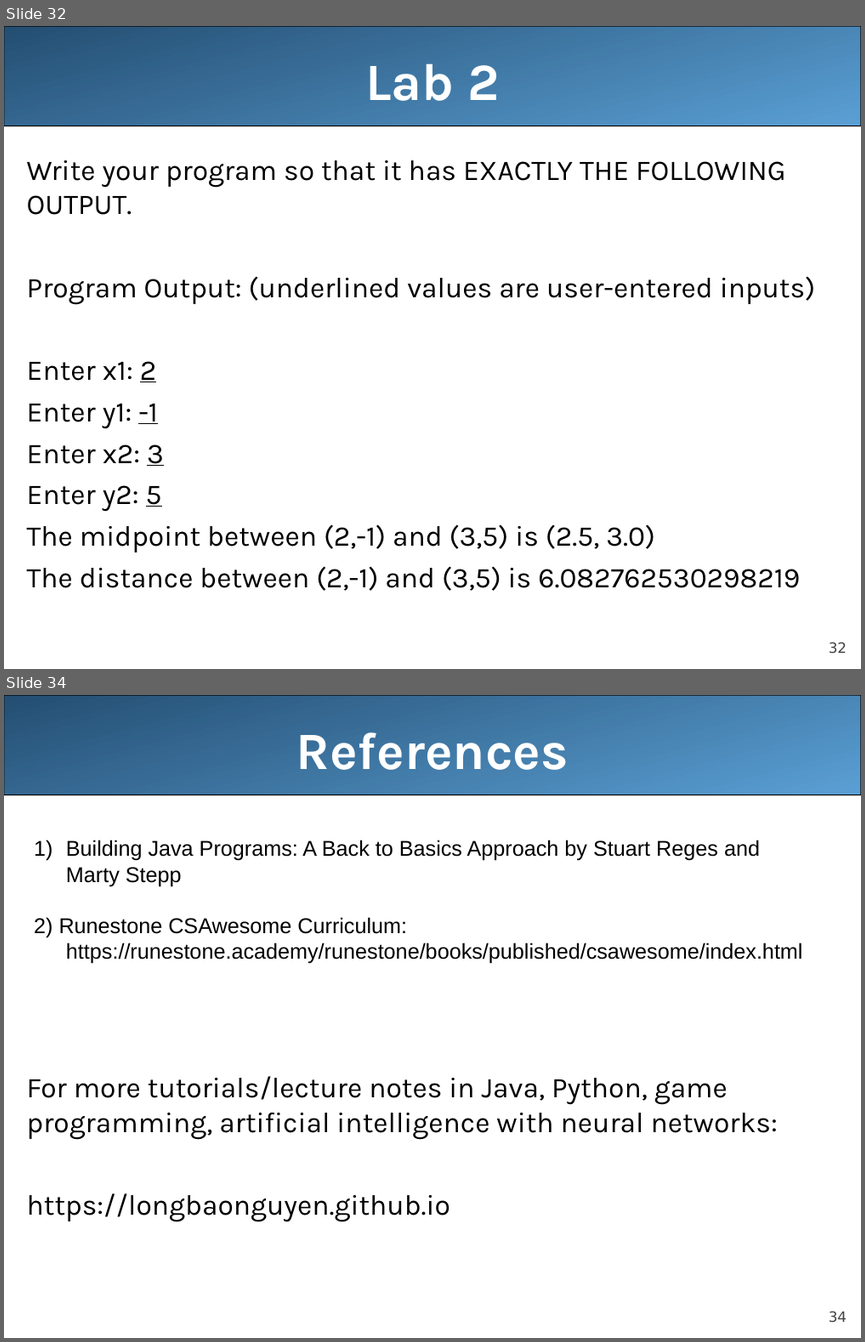
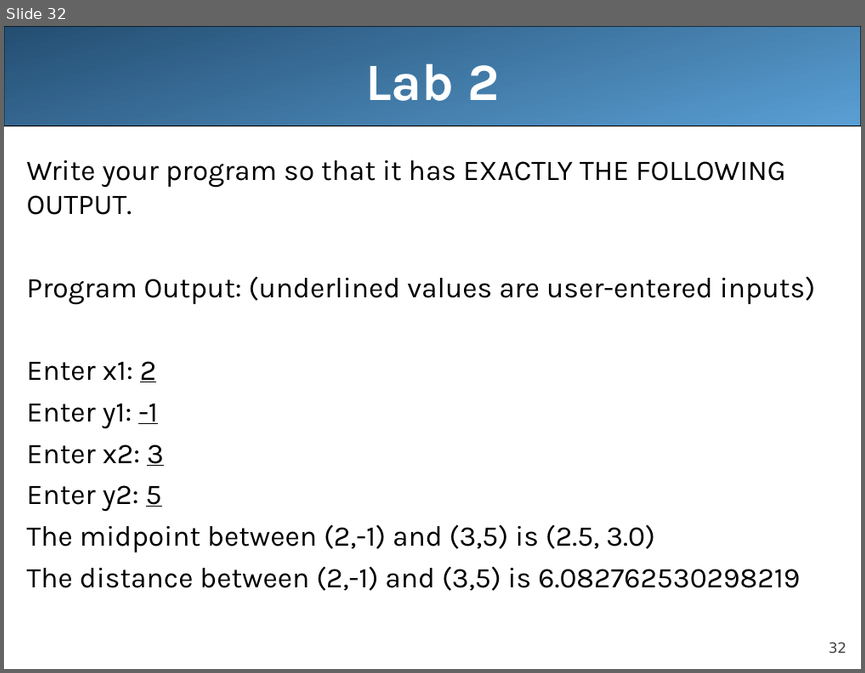
Before and after one commit to pinglee0/unit2, a slide deck: lecture5.ppt. Shown one above the other, each under a label of ours: slides 32 and 34 before the commit, slide 32 after it; the slides between them are not shown. The pictures are 865x1342 and 865x673 pixels, drawn with LibreOffice and Linux fonts; fonts in the diff are those of the drawing. Boxes give left, top, right and bottom in pixels: in the first picture for what was removed or moved away, otherwise in the second. Text is boxed around its words. In the diff, an @@ line names an element or a change of style, - is before the commit and + after.

```diff
--- a/lecture5.ppt
+++ b/lecture5.ppt
@@ slide 34 removed at [4, 695, 861, 1338], background #FFFFFF; not listed: 2 template elements that a slide beside it also shows @@
@@ title removed at [296, 732, 568, 770] @@
-References
@@ text removed at [34, 839, 803, 964] @@
-1) Building Java Programs: A Back to Basics Approach by Stuart Reges and Marty Stepp
-2) Runestone CSAwesome Curriculum: https://runestone.academy/runestone/books/published/csawesome/index.html
@@ text removed at [27, 1076, 778, 1222] @@
-For more tutorials/lecture notes in Java, Python, game programming, artificial intelligence with neural networks:
-https://longbaonguyen.github.io
```
Also in this commit, not shown: 5 slides changed, 1 other slide removed.
